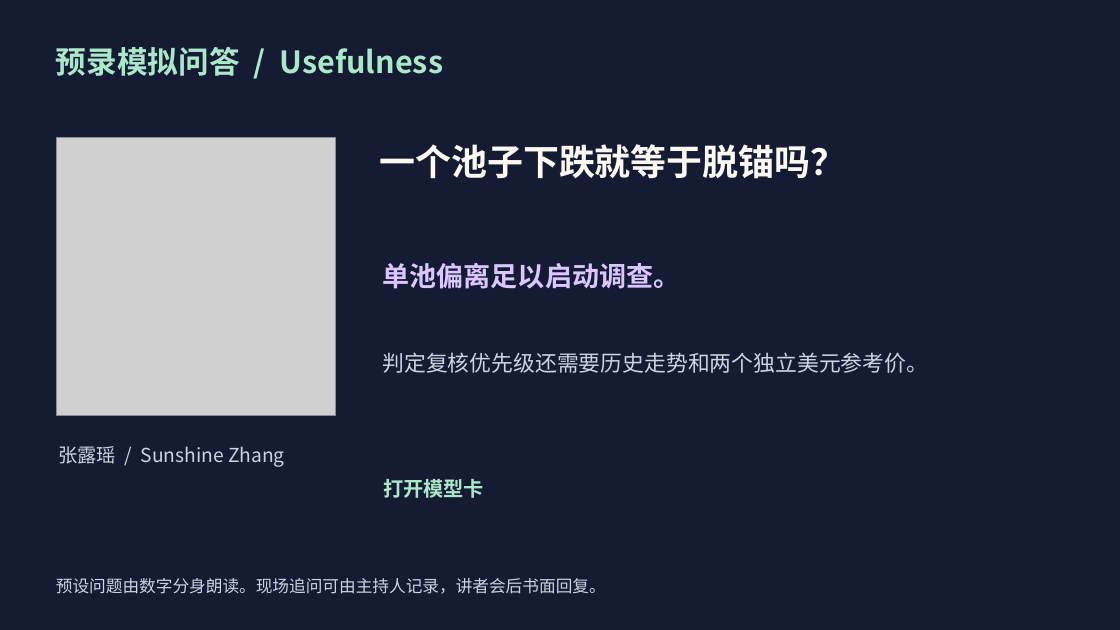
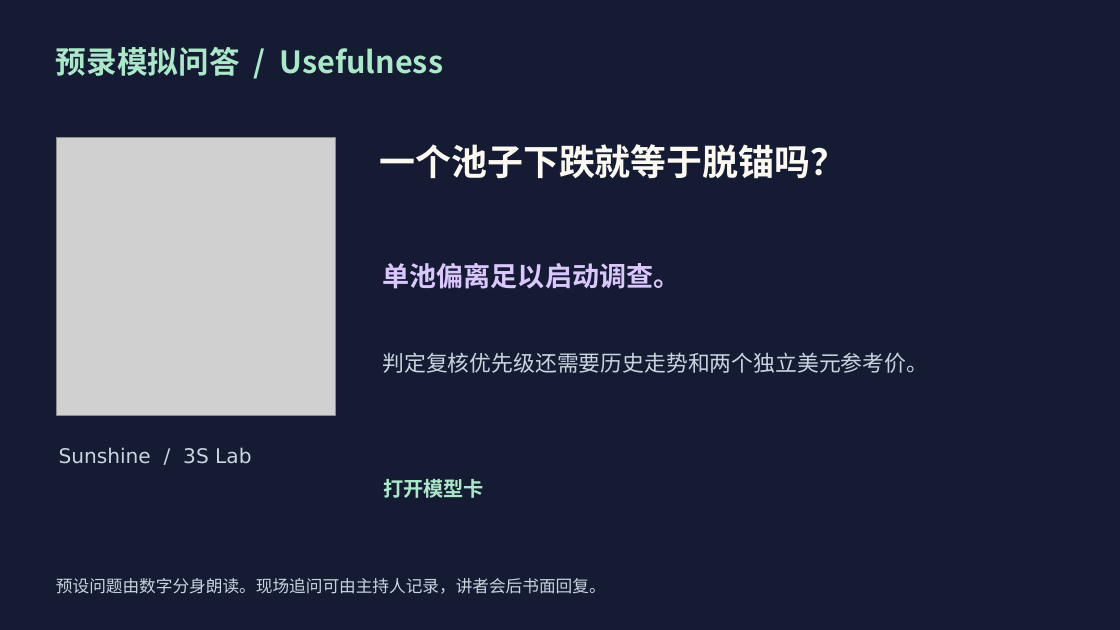
Before and after one commit to sunshineluyao/reactive-builder-camp-2026, a slide deck: slide 9 of track3/demo-day/Stablecoin-Alerts-Demo-Day.pptx. Drawn at 1120x630 pixels with LibreOffice and Linux fonts; fonts in the diff are those of the drawing; grey boxes stand for pictures. Boxes give left, top, right and bottom in pixels: in the first picture for what was removed or moved away, otherwise in the second. Text is boxed around its words. In the diff, an @@ line names an element or a change of style, - is before the commit and + after.

Commit message:
Publish Reactive PegPulse as Sunshine and clarify the role of oracles

```diff
--- a/track3/demo-day/Stablecoin-Alerts-Demo-Day.pptx
+++ b/track3/demo-day/Stablecoin-Alerts-Demo-Day.pptx
@@ text at [59,447,251,464]: text changed; size 16.5 to 17.2 pt; font Noto Sans CJK SC to DejaVu Sans @@
-张露瑶 / Sunshine Zhang
+Sunshine / 3S Lab
```
Also in this commit, not shown: 6 other slides changed, 1 slide added, 1 slide removed, 21 other files.
